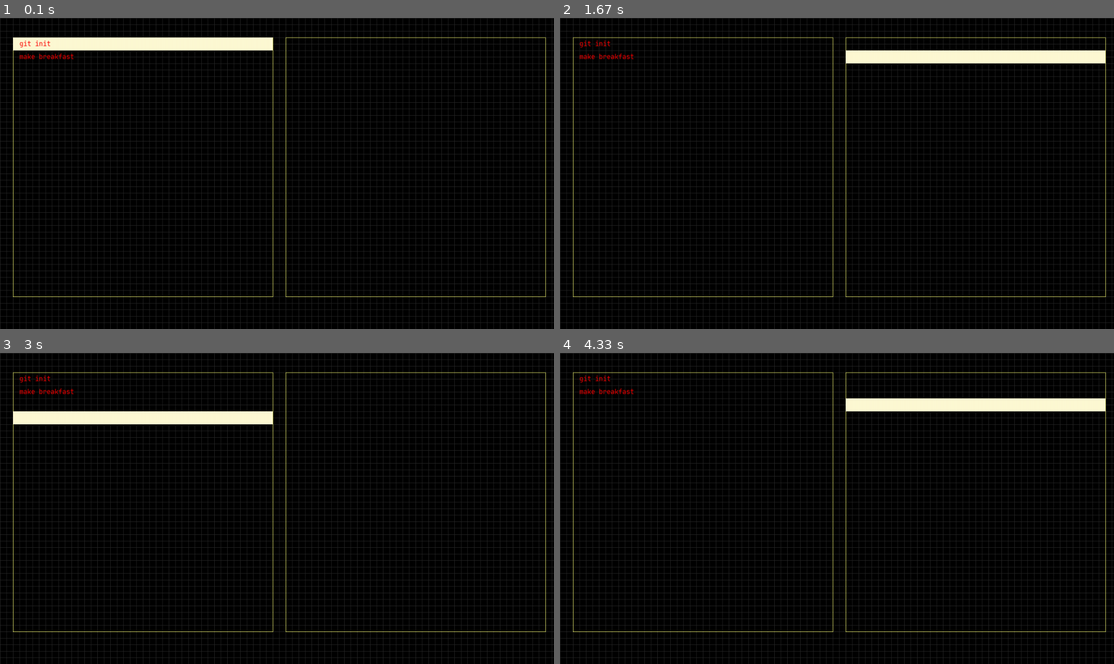
Above: before the commit, frames 1-4 (two rows, left to right).
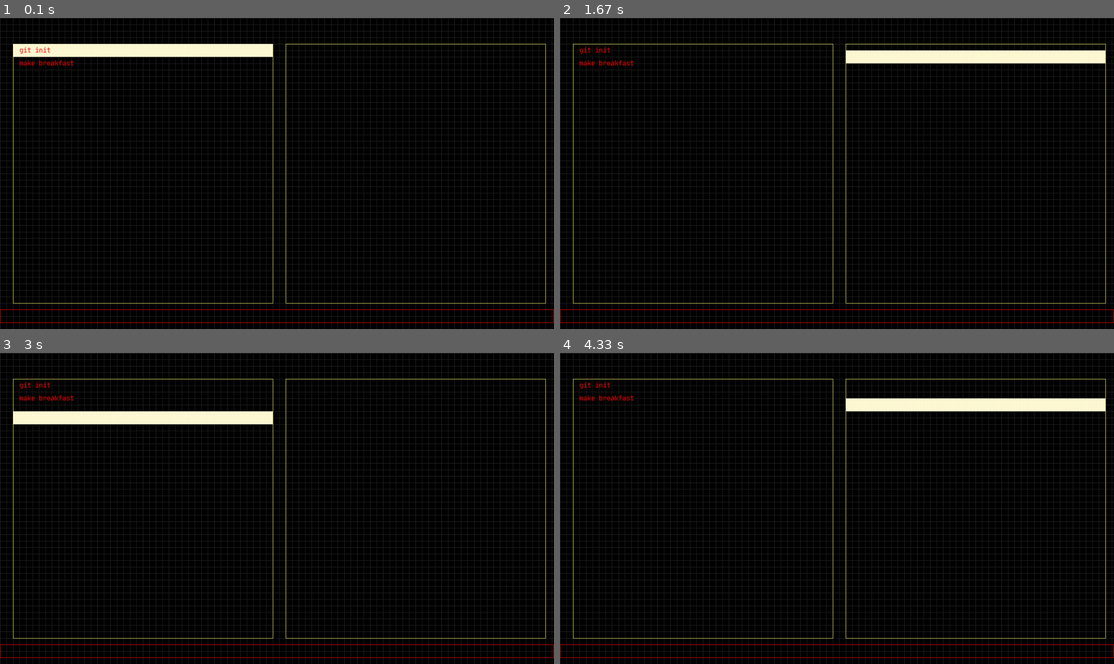
Above: after the commit, the same moments.

Repository: nurakmaljalil91/collection-of-python-projects
Game: pygame game, started from main.py
Two runs of this game, one before a commit and one after it. Both use one fixed random seed, a clock stepped at 60 frames per second and the inputs below.
Inputs (mouse positions are in pixels of both pictures, inside the frame that each line leads up to):
- Up to frame 1 (0.1 s): no input
- Up to frame 2 (1.67 s): hold H 0.33-0.8 s; hold Right 0.33-0.8 s; move the mouse to (814, 185) at 0.37 s; hold Right 0.83-1.3 s; move the mouse to (1014, 164) at 0.87 s; tap J at 0.9, 1.2 s; tap K at 0.98 s
- Up to frame 3 (3 s): hold Right 1.67-2.13 s; tap J at 1.73, 2.03, 2.23, 2.53, 2.8 s; hold Left 2.17-2.7 s; move the mouse to (105, 580) at 2.2 s; tap K at 2.32 s; hold Down from 2.73 s (still down); move the mouse to (481, 617) at 2.77 s
- Up to frame 4 (4.33 s): release Down at 3.03 s; hold Left 3.07-3.47 s; move the mouse to (692, 393) at 3.1 s; tap J at 3.13, 3.43, 3.57, 3.97, 4.27 s; hold Up 3.5-3.87 s; move the mouse to (704, 446) at 3.53 s; tap K at 3.65 s; hold Right from 3.9 s (still down); move the mouse to (809, 589) at 3.93 s

The runs differ from the first frame. In frame 1, 3.8% of the frame differs, in the area x 0-100%, y 6-99%; in frame 2, 2.0%; in frame 3, 2.0%; in frame 4, 2.0%.

Commit message:
add command box

Diff:
--- a/main.py
+++ b/main.py
@@ -19,18 +19,19 @@
 rect = pygame.Surface((720, 480))
 pygame.draw.rect(rect, RED, (0, 0, 720, 480), 1)
 
+# global variables
+todo_render = [] # list of task to render
+sel_x = 30 # select x position
+sel_y = 60 # select y position
+
 # TODO: get the data from json
 todo = ['git init', 'make breakfast']
 doing = ['add pic']
 done = ['update facebook']
 
 
-todo_render = []
-
-print(len(todo))
 for i in range(0, len(todo)):
     todo_render.append(font.render(todo[i], True, RED))
-    print(i)
 
 
 def draw_grid(window, scale, color):
@@ -43,12 +44,9 @@
 def draw_rect(window, x, y, width, height, color):
     pygame.draw.line(window, color, (x, y), (x + width, y))
     pygame.draw.line(window, color, (x, y), (x, y + height))
-    pygame.draw.line(window, color, (x, y + height), (x + height, y + height))
-    pygame.draw.line(window, color, (x + width, y), (x + height, y + height))
+    pygame.draw.line(window, color, (x, y + height), (x + width, y + height))
+    pygame.draw.line(window, color, (x + width, y), (x + width, y + height))
 
-
-x = 30
-y = 45
 
 while is_running:
     for event in pygame.event.get():
@@ -58,28 +56,27 @@
             if event.key == pygame.K_ESCAPE:
                 is_running = False
             if event.key == pygame.K_DOWN or event.key == pygame.K_j:
-                y += 30
+                sel_y += 30
             if event.key == pygame.K_UP or event.key == pygame.K_k:
-                y -= 30
+                sel_y -= 30
             if event.key == pygame.K_RIGHT or event.key == pygame.K_l:
-                x = 660
-                y = 45
+                sel_x = 660
+                sel_y = 45
             if event.key == pygame.K_LEFT or event.key == pygame.K_h:
-                x = 30
-                y = 45
+                sel_x = 30
+                sel_y = 45
         print(pygame.mouse.get_pos())
     window.fill(BLACK)
-    draw_grid(window, 1, DARKGRAY)
-    # window.blit(rect,(30,30))
-    # pygame.draw.rect(window, RED, (30,30, 720,480))
-    draw_rect(window, 30, 45, 600, 600, YELLOW) # right rectangle container
-    draw_rect(window, 660, 45, 600, 600, YELLOW) # left rectangle container
-    pygame.draw.rect(window, YELLOW2, (x, y, 600, 30))
-    # window.blit(text, (45, 50))
-    # window.blit(text, (45, 50 + 30))
+    draw_grid(window, 1, DARKGRAY) # draw background grids for easy measurement
+    draw_rect(window, 30, 60, 600, 600, YELLOW)  # right rectangle container
+    draw_rect(window, 660, 60, 600, 600, YELLOW)  # left rectangle container
+    draw_rect(window,0,675,1279, 30, RED) # command rectangle
+    pygame.draw.rect(window, YELLOW2, (sel_x, sel_y, 600, 30))  # select rectangle
+
+
     j = 0
     for t in range(0, len(todo_render)):
-        window.blit(todo_render[t], (45, 50 + j))
+        window.blit(todo_render[t], (45, 65 + j))
         j += 30
 
     pygame.display.flip()
